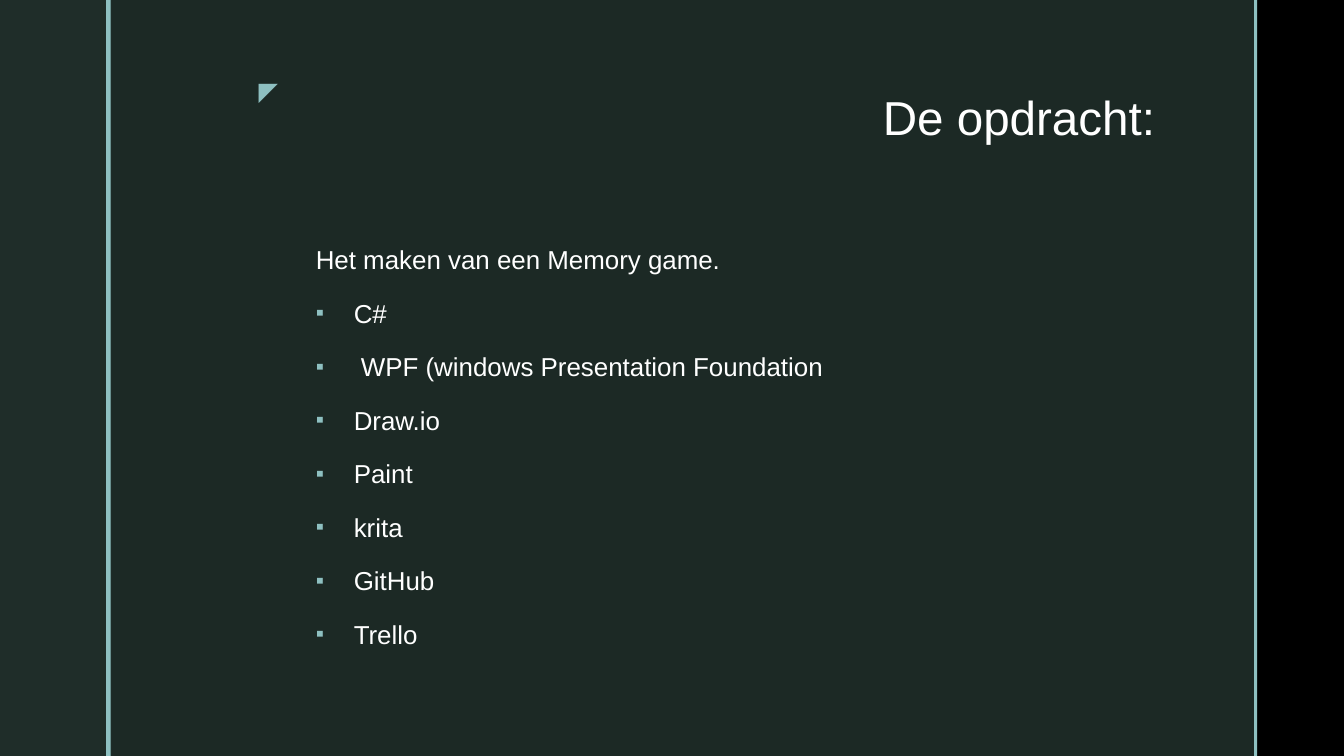
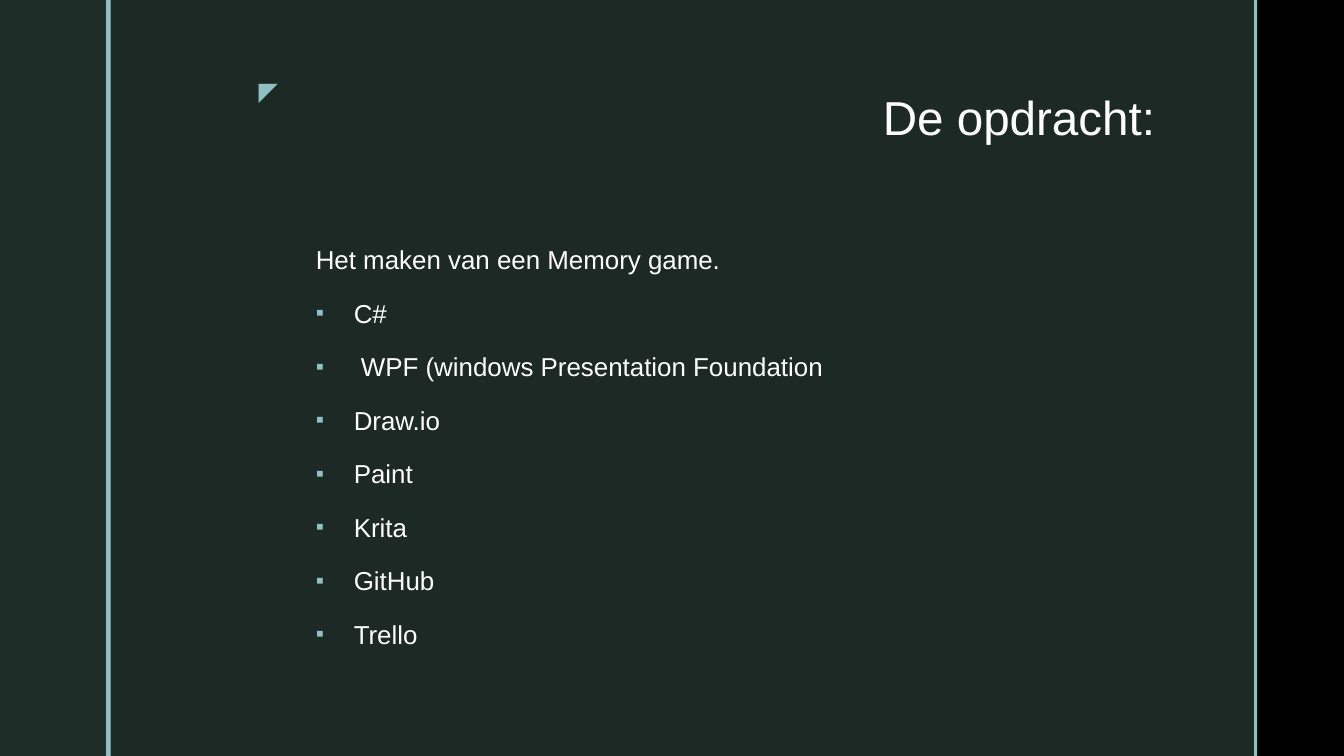
Before and after one commit to corforfro/Memory, a slide deck: slide 3 of Presentation..pptx. Drawn at 1344x756 pixels with LibreOffice and Linux fonts; fonts in the diff are those of the drawing; background and template pictures are left out. Boxes give left, top, right and bottom in pixels: in the first picture for what was removed or moved away, otherwise in the second. Text is boxed around its words. In the diff, an @@ line names an element or a change of style, - is before the commit and + after.

Commit message:
nog een keer

```diff
--- a/Presentation..pptx
+++ b/Presentation..pptx
@@ text at (x1=354, y1=518, x2=407, y2=538): text changed @@
-▪ krita
+▪ Krita
```
